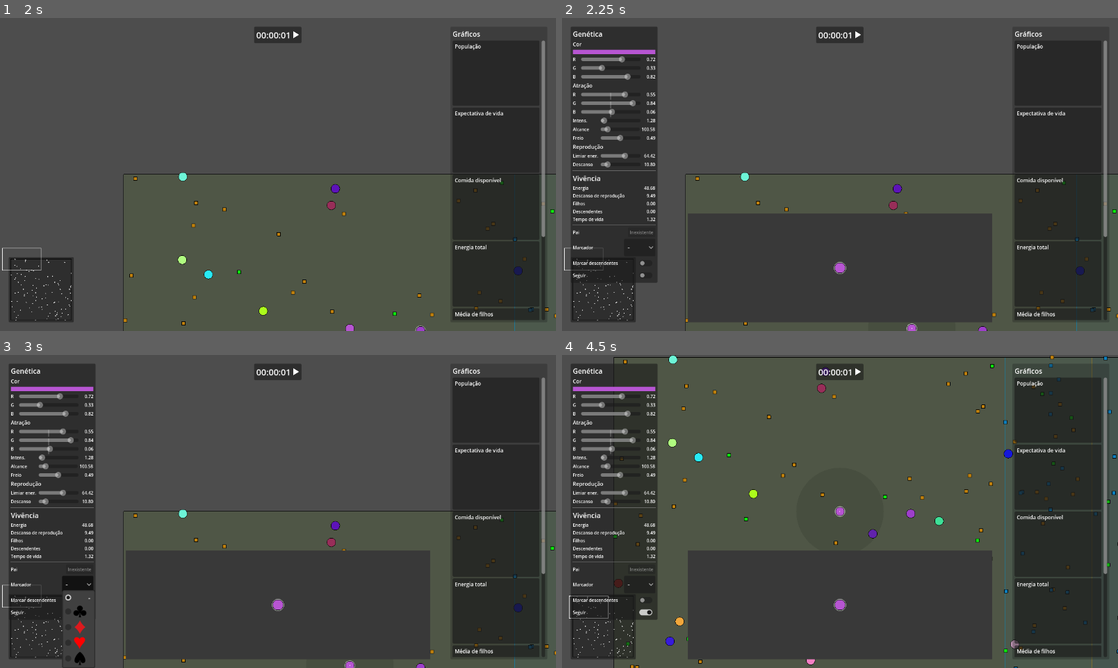
Above: before the commit, frames 1-4 (two rows, left to right).
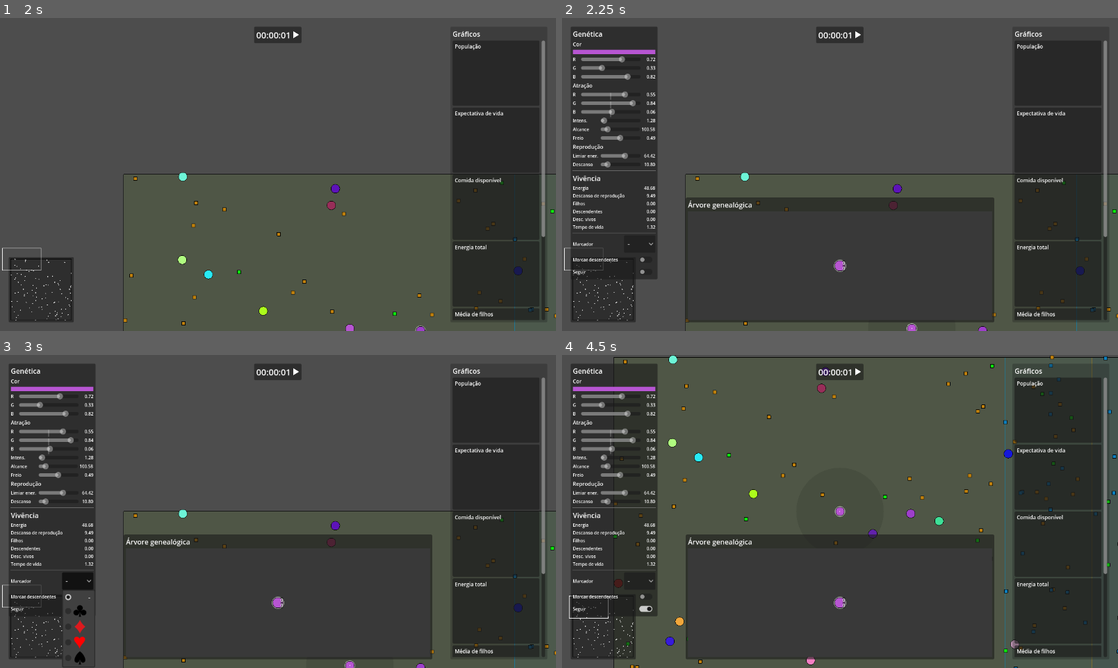
Above: after the commit, the same moments.

Repository: rodrigo-borges/attract-repel
Game: Godot game, scene res://world/world.tscn
The game is run twice, just before and just after one commit, with the same random seed, the same clock (stepped at 60 frames per second) and the same inputs. The project has no main scene, so this scene is started directly.
Inputs (mouse positions are in pixels of both pictures, inside the frame that each line leads up to; where the layout moved, square brackets give the same spot in the first picture):
- Up to frame 1 (2 s): move the mouse to (517, 330) at 0.52 s; hold D (right) 0.53-1.25 s; hold F (follow) 0.53-1.25 s; click (294, 33) at 1.25 s
- Up to frame 2 (2.25 s): tap Enter at 2 s; move the mouse to (912, 327) at 2.02 s; hold S (down) from 2.03 s (still down); click (912, 327) at 2.1 s
- Up to frame 3 (3 s): release S (down) at 2.75 s; click "-" at 2.75 s
- Up to frame 4 (4.5 s): click (645, 596) [645, 599] at 3.5 s; click (645, 608) [645, 611] at 4.25 s

Frame 1 is identical in both runs. In frame 2, 3.6% of the frame differs, in the area x 1-78%, y 57-98%; in frame 3, 3.6%; in frame 4, 3.6%.

Commit message:
Exibe quantidade de descendentes vivos

Diff:
--- a/entities/creature/creature_data.gd
+++ b/entities/creature/creature_data.gd
@@ -74,6 +74,16 @@
 		descendents.append_array(c.get_descendents())
 	return descendents
 
+func get_descendents_stats() -> Array[int]:
+	var total:int = 0
+	var alive:int = 0
+	var descendents:Array[CreatureData] = get_descendents()
+	for d in descendents:
+		total += 1
+		if d.vessel != null:
+			alive += 1
+	return [total, alive]
+
 static func create(
 		_color:Color, _size_radius:float,
 		_attraction:Vector3, _intensity:float, _sense_radius:float,
--- a/family_tree/family_node.gd
+++ b/family_tree/family_node.gd
@@ -5,6 +5,7 @@
 static var radius:float = 12.
 
 @onready var dead_icon:Sprite2D = find_child("DeadIcon")
+@onready var desc_label:Label = find_child("Descendents")
 var creature:CreatureData
 var light_color:bool
 
@@ -19,7 +20,8 @@
 	update()
 
 func _process(_delta:float) -> void:
-	pass
+	var desc_stats:Array[int] = creature.get_descendents_stats()
+	desc_label.set_text("%d\n%d" % desc_stats)
 
 func _draw() -> void:
 	draw_circle(Vector2.ZERO, radius, creature.color)
--- a/family_tree/family_node.tscn
+++ b/family_tree/family_node.tscn
@@ -1,7 +1,8 @@
-[gd_scene load_steps=4 format=3 uid="uid://obye55draurt"]
+[gd_scene load_steps=5 format=3 uid="uid://obye55draurt"]
 
 [ext_resource type="Script" uid="uid://cbh8gkfgt1iqq" path="res://family_tree/family_node.gd" id="1_whp8b"]
 [ext_resource type="Texture2D" uid="uid://b3304qhn7kwc4" path="res://family_tree/dead.png" id="2_qqer8"]
+[ext_resource type="LabelSettings" uid="uid://llfhtfilv8mq" path="res://world/hud/attribute_label_setting.tres" id="3_lo623"]
 
 [sub_resource type="CircleShape2D" id="CircleShape2D_1m0yn"]
 radius = 12.0
@@ -14,5 +15,20 @@
 shape = SubResource("CircleShape2D_1m0yn")
 
 [node name="DeadIcon" type="Sprite2D" parent="."]
-position = Vector2(6, 6)
+position = Vector2(-8, 7)
 texture = ExtResource("2_qqer8")
+
+[node name="PanelContainer" type="PanelContainer" parent="."]
+offset_left = 6.0
+offset_top = -13.0
+offset_right = 12.0
+offset_bottom = 13.0
+
+[node name="Descendents" type="Label" parent="PanelContainer"]
+layout_mode = 2
+size_flags_horizontal = 4
+text = "0
+0"
+label_settings = ExtResource("3_lo623")
+horizontal_alignment = 1
+vertical_alignment = 1
--- a/world/hud/attribute_label_setting.tres
+++ b/world/hud/attribute_label_setting.tres
@@ -1,4 +1,5 @@
 [gd_resource type="LabelSettings" format=3 uid="uid://llfhtfilv8mq"]
 
 [resource]
+line_spacing = -2.0
 font_size = 10
--- a/world/hud/creature_card/creature_card.gd
+++ b/world/hud/creature_card/creature_card.gd
@@ -13,8 +13,8 @@
 @onready var repr_cooldown_time:ValueUI = find_child("ReprCooldownTime")
 @onready var children:ValueUI = find_child("Children")
 @onready var descendents:ValueUI = find_child("Descendents")
+@onready var alive_descendents:ValueUI = find_child("AliveDescendents")
 @onready var lifespan:ValueUI = find_child("Lifespan")
-@onready var parent_bt:Button = find_child("ParentBt")
 @onready var marker_selector:MarkerButton = find_child("MarkerButton")
 @onready var mark_desc_bt:BaseButton = find_child("MarkDescBt")
 @onready var follow_button:BaseButton = find_child("FollowButton")
@@ -29,7 +29,6 @@
 
 func set_creature(new:CreatureData) -> void:
 	creature = new
-	update_parent_bt()
 	update()
 
 func update() -> void:
@@ -49,7 +48,9 @@
 	if creature != null:
 		lifespan.value = creature.lifespan
 		children.value = creature.children.size()
-		descendents.value = creature.get_descendents().size()
+		var desc_stats:Array[int] = creature.get_descendents_stats()
+		descendents.value = desc_stats[0]
+		alive_descendents.value = desc_stats[1]
 		if creature.vessel != null:
 			energy.value = creature.vessel.energy
 			repr_cooldown_time.value = creature.vessel.reproduction_cooldowm_timer.time_left
@@ -71,9 +72,3 @@
 			var desc:Array[CreatureVessel] = creature.vessel.get_descendents_vessels()
 			for d in desc:
 				d.marker = marker
-
-func update_parent_bt() -> void:
-	if creature != null:
-		parent_bt.set_disabled(creature.parent == null)
-		var text:String = "Inexistente" if creature.parent == null else ("%x" % creature.parent.get_instance_id()).substr(8)
-		parent_bt.set_text(text)
--- a/world/hud/creature_card/creature_card.tscn
+++ b/world/hud/creature_card/creature_card.tscn
@@ -126,6 +126,13 @@
 title_min_width = 15.0
 value_min_width = 30.0
 
+[node name="AliveDescendents" parent="MarginContainer/VBoxContainer" instance=ExtResource("4_khe27")]
+layout_mode = 2
+title = "Desc. vivos"
+show_slider = false
+title_min_width = 15.0
+value_min_width = 30.0
+
 [node name="Lifespan" parent="MarginContainer/VBoxContainer" instance=ExtResource("4_khe27")]
 layout_mode = 2
 title = "Tempo de vida"
@@ -135,21 +142,6 @@
 
 [node name="HSeparator2" type="HSeparator" parent="MarginContainer/VBoxContainer"]
 layout_mode = 2
-
-[node name="HBoxContainer4" type="HBoxContainer" parent="MarginContainer/VBoxContainer"]
-layout_mode = 2
-
-[node name="Label" type="Label" parent="MarginContainer/VBoxContainer/HBoxContainer4"]
-layout_mode = 2
-text = "Pai"
-label_settings = ExtResource("6_s1ufy")
-
-[node name="ParentBt" type="Button" parent="MarginContainer/VBoxContainer/HBoxContainer4"]
-layout_mode = 2
-size_flags_horizontal = 10
-focus_mode = 0
-theme_override_font_sizes/font_size = 10
-text = "Inexistente"
 
 [node name="HBoxContainer" type="HBoxContainer" parent="MarginContainer/VBoxContainer"]
 layout_mode = 2
--- a/world/world.gd
+++ b/world/world.gd
@@ -33,7 +33,6 @@
 var hovered_creature:CreatureVessel
 var selected_creature:CreatureVessel
 var featured_creature:CreatureData
-var select_parent_bt:Button
 var follow_bt:Button
 var followed_creature:CreatureVessel
 
@@ -70,8 +69,6 @@
 
 	call_deferred("spawn_initial_food")
 
-	select_parent_bt = creature_card.parent_bt
-	select_parent_bt.pressed.connect(_on_parent_bt_pressed)
 	follow_bt = creature_card.follow_button
 	follow_bt.toggled.connect(toggle_follow)
 
@@ -241,6 +238,3 @@
 		camera.followed_node = null
 		follow_bt.set_pressed_no_signal(false)
 		followed_creature = null
-
-func _on_parent_bt_pressed() -> void:
-	feature_creature(featured_creature.parent)
--- a/world/world.tscn
+++ b/world/world.tscn
@@ -13,7 +13,6 @@
 script = ExtResource("1_psf47")
 n_creatures = 100
 initial_food_spawn_time = 60
-track_period = null
 
 [node name="WorldCamera" type="Camera2D" parent="."]
 process_mode = 3
@@ -114,18 +113,37 @@
 size_flags_horizontal = 0
 size_flags_vertical = 0
 
-[node name="TreeContainer" type="SubViewportContainer" parent="HUD/MarginContainer"]
+[node name="TreeContainer" type="PanelContainer" parent="HUD/MarginContainer"]
+layout_mode = 2
+size_flags_horizontal = 4
+size_flags_vertical = 8
+
+[node name="MarginContainer" type="MarginContainer" parent="HUD/MarginContainer/TreeContainer"]
+layout_mode = 2
+theme_override_constants/margin_left = 5
+theme_override_constants/margin_top = 5
+theme_override_constants/margin_right = 5
+theme_override_constants/margin_bottom = 5
+
+[node name="VBoxContainer" type="VBoxContainer" parent="HUD/MarginContainer/TreeContainer/MarginContainer"]
+layout_mode = 2
+
+[node name="Label" type="Label" parent="HUD/MarginContainer/TreeContainer/MarginContainer/VBoxContainer"]
+layout_mode = 2
+text = "Árvore genealógica"
+
+[node name="SubViewportContainer" type="SubViewportContainer" parent="HUD/MarginContainer/TreeContainer/MarginContainer/VBoxContainer"]
 layout_mode = 2
 size_flags_horizontal = 4
 size_flags_vertical = 8
 mouse_filter = 0
 
-[node name="SubViewport" type="SubViewport" parent="HUD/MarginContainer/TreeContainer"]
+[node name="SubViewport" type="SubViewport" parent="HUD/MarginContainer/TreeContainer/MarginContainer/VBoxContainer/SubViewportContainer"]
 handle_input_locally = false
 physics_object_picking = true
 size = Vector2i(700, 250)
 render_target_update_mode = 4
 
-[node name="FamilyTree" parent="HUD/MarginContainer/TreeContainer/SubViewport" instance=ExtResource("8_ugd32")]
+[node name="FamilyTree" parent="HUD/MarginContainer/TreeContainer/MarginContainer/VBoxContainer/SubViewportContainer/SubViewport" instance=ExtResource("8_ugd32")]
 layers_above = 3
 layers_below = 3
Not shown, changed: README.md
